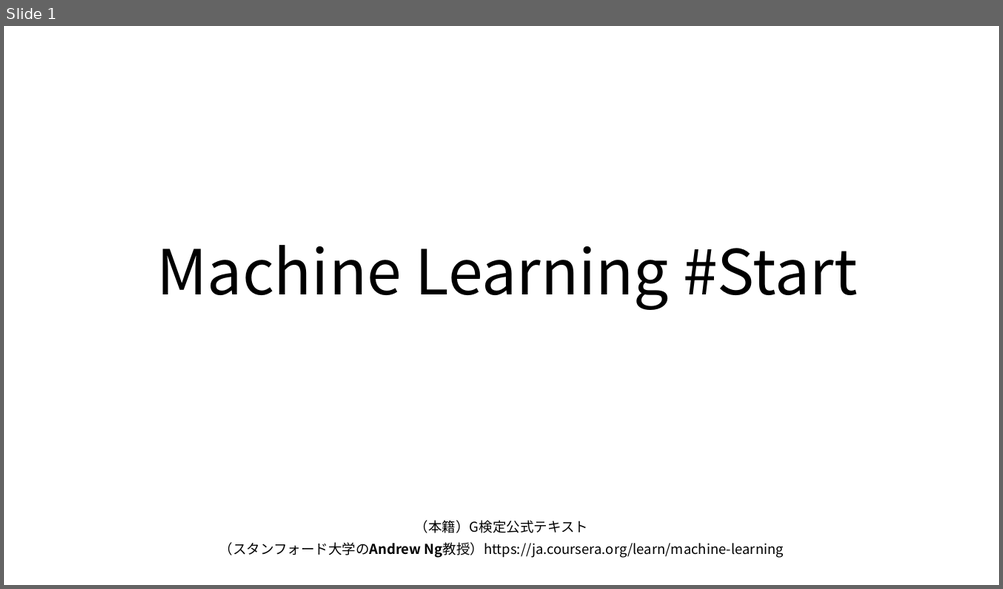
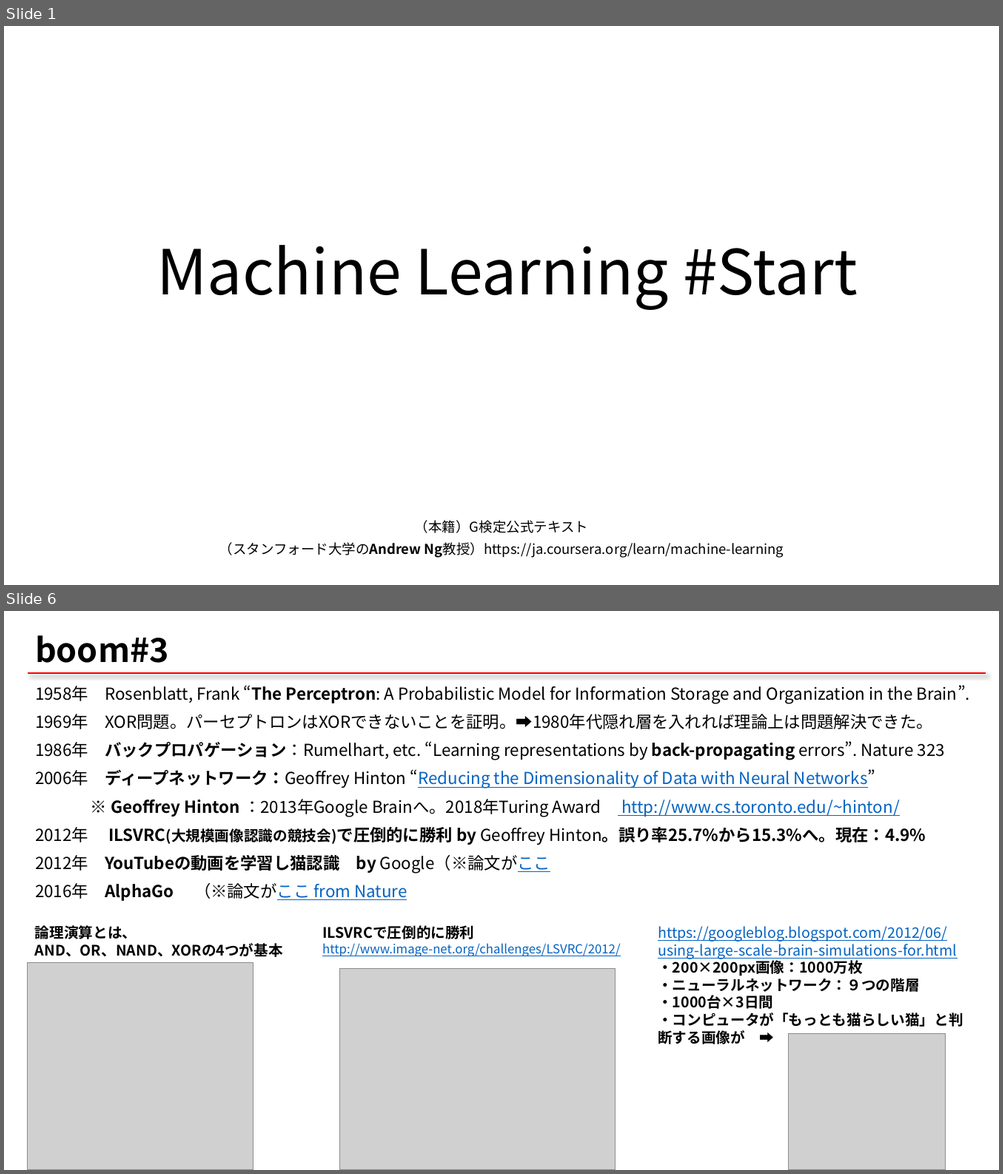
Before and after one commit to qqinxl2015/machine-learning-basic, a slide deck: 00_ML_start.pptx. Shown one above the other, each under a label of ours: slide 1 before the commit, slides 1 and 6 after it; the slides between them are not shown. The pictures are 1003x589 and 1003x1174 pixels, drawn with LibreOffice and Linux fonts; fonts in the diff are those of the drawing; grey boxes stand for pictures. Boxes give left, top, right and bottom in pixels: in the first picture for what was removed or moved away, otherwise in the second. Text is boxed around its words. In the diff, an @@ line names an element or a change of style, - is before the commit and + after.

```diff
--- a/00_ML_start.pptx
+++ b/00_ML_start.pptx
@@ slide 6 added at (x1=4, y1=611, x2=999, y2=1170), background #FFFFFF @@
@@ title added at (x1=35, y1=635, x2=169, y2=663), 32 pt, text #000000, bold @@
+boom#3
@@ line added from (28, 674) to (985, 674), #FF0000 1.5 pt @@
@@ text added at (x1=35, y1=685, x2=970, y2=900), 16 pt, text #000000 @@
+1958年 Rosenblatt, Frank “The Perceptron: A Probabilistic Model for Information Storage and Organization in the Brain”.
+1969年 XOR問題。パーセプトロンはXORできないことを証明。➡1980年代隠れ層を入れれば理論上は問題解決できた。
+1986年 バックプロパゲーション：Rumelhart, etc. “Learning representations by back-propagating errors”. Nature 323
+2006年 ディープネットワーク：Geoffrey Hinton “Reducing the Dimensionality of Data with Neural Networks”
+※ Geoffrey Hinton ：2013年Google Brainへ。2018年Turing Award http://www.cs.toronto.edu/~hinton/
+2012年 ILSVRC(大規模画像認識の競技会)で圧倒的に勝利 by Geoffrey Hinton。誤り率25.7%から15.3%へ。現在：4.9%
+2012年 YouTubeの動画を学習し猫認識 by Google（※論文がここ
+2016年 AlphaGo （※論文がここ from Nature
@@ text added at (x1=35, y1=925, x2=283, y2=957), 14 pt, text #000000, bold @@
+論理演算とは、
+AND、OR、NAND、XORの4つが基本
@@ text added at (x1=322, y1=925, x2=620, y2=957), 12 pt, text #0563C1, underline @@
+ILSVRCで圧倒的に勝利
+http://www.image-net.org/challenges/LSVRC/2012/
@@ text added at (x1=657, y1=926, x2=962, y2=1045), 14 pt, text #0563C1, underline @@
+https://googleblog.blogspot.com/2012/06/using-large-scale-brain-simulations-for.html
+・200×200px画像：1000万枚
+・ニューラルネットワーク：９つの階層
+・1000台×3日間
+・コンピュータが「もっとも猫らしい猫」と判断する画像が ➡
@@ picture added at (x1=28, y1=963, x2=253, y2=1170) @@
@@ picture added at (x1=340, y1=969, x2=615, y2=1170) @@
@@ picture added at (x1=788, y1=1034, x2=945, y2=1170) @@
```
Also in this commit, not shown: 9 slides changed, 12 other slides added, 1 slide removed, 10 other files.
